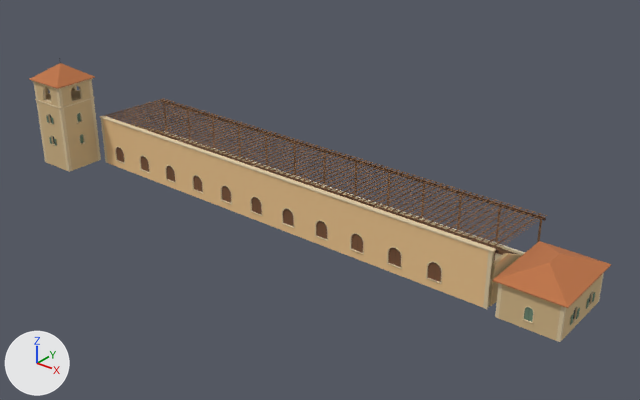
Two versions of the glTF model games/yorimichi/assets/belmonte/meshes/SM_BM_BHip_SecondStand.glb, one commit apart.
One viewpoint serves both versions: a 50 mm lens placed at (83.3, -95.8, 63.4), pointed at (6.6, 0.1, 4.0). Arrows for +X, +Y and +Z are at lower left; the lights stay in place. The first picture is the older version. Vertices at exactly the same position are counted once.

The older version as bpy lines, for what is in view:
```python
me_sm_bhip_secondstand = bpy.data.meshes.new('SM_BHip_SecondStand')
me_sm_bhip_secondstand.from_pydata(...)  # 8997 vertices, 13023 faces; spans x -48.0..50.1, y -12.1..10.2, z -0.3..18.9
# faces by material slot: [3642, 3376, 2134, 138, 3588, 60, 22, 63]
me_sm_bhip_secondstand.materials.append(mat_bm_000_m_stone_054)
me_sm_bhip_secondstand.materials.append(mat_bm_001_m_ashlar_054)
me_sm_bhip_secondstand.materials.append(mat_bm_002_m_plaster_031)
me_sm_bhip_secondstand.materials.append(mat_bm_003_m_roof_031)
me_sm_bhip_secondstand.materials.append(mat_bm_004_m_wood_031)
me_sm_bhip_secondstand.materials.append(mat_bm_005_m_flag_004)
me_sm_bhip_secondstand.materials.append(mat_bm_006_m_iron_023)
me_sm_bhip_secondstand.materials.append(mat_bm_007_m_glass_dark_009)
ob_sm_bm_bhip_secondstand = bpy.data.objects.new('SM_BM_BHip_SecondStand', me_sm_bhip_secondstand)
ob_sm_bm_bhip_secondstand.location = (0.0, 0.0, 0.0)
```
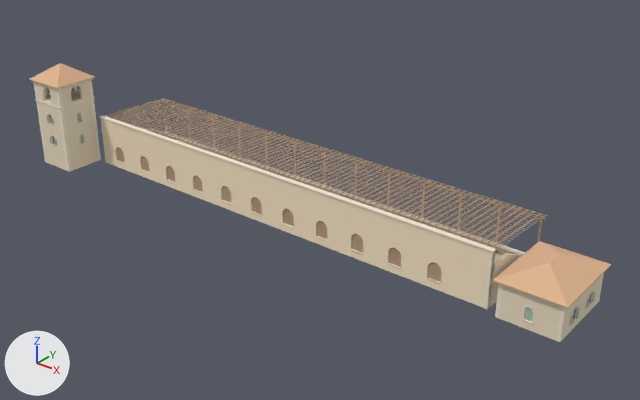
The change, as JSON lines over the scene's bpy script:
```json
{"block": "me_sm_bhip_secondstand", "where": "me_sm_bhip_secondstand.from_pydata(...)  # 8997 vertices, 13023 faces; spans x -48.0..50.1, y -12.1..10.2, z -0.3..18.9"}
{"block": "me_sm_bhip_secondstand", "where": "# used by ob_sm_bm_bhip_secondstand; location = (0.0, 0.0, 0.0)"}
{"block": "me_sm_bhip_secondstand", "change": "me_sm_bhip_secondstand part 1: 6563 faces centred in x -48.0..50.1, y -12.1..10.2, z -0.2..18.9 are repainted in the vertex colours; the middle colour goes from beige #d5b888 to beige #ecddc1"}
{"block": "me_sm_bhip_secondstand", "change": "me_sm_bhip_secondstand part 2: 6460 faces centred in x -47.8..49.9, y -12.0..9.7, z -0.3..18.2 are repainted in the vertex colours; the middle colour goes from beige #d6c49e to pale yellow #ece3ce"}
```

Location of each change, (x1, y1, x2, y2) in pixels of the pictures (640 x 400 px):
```json
{"part": 1, "of": "me_sm_bhip_secondstand", "change": "recoloured", "before": [29, 63, 611, 341], "after": [29, 63, 611, 341]}
{"part": 2, "of": "me_sm_bhip_secondstand", "change": "recoloured", "before": [33, 80, 600, 342], "after": [33, 80, 600, 342]}
```
